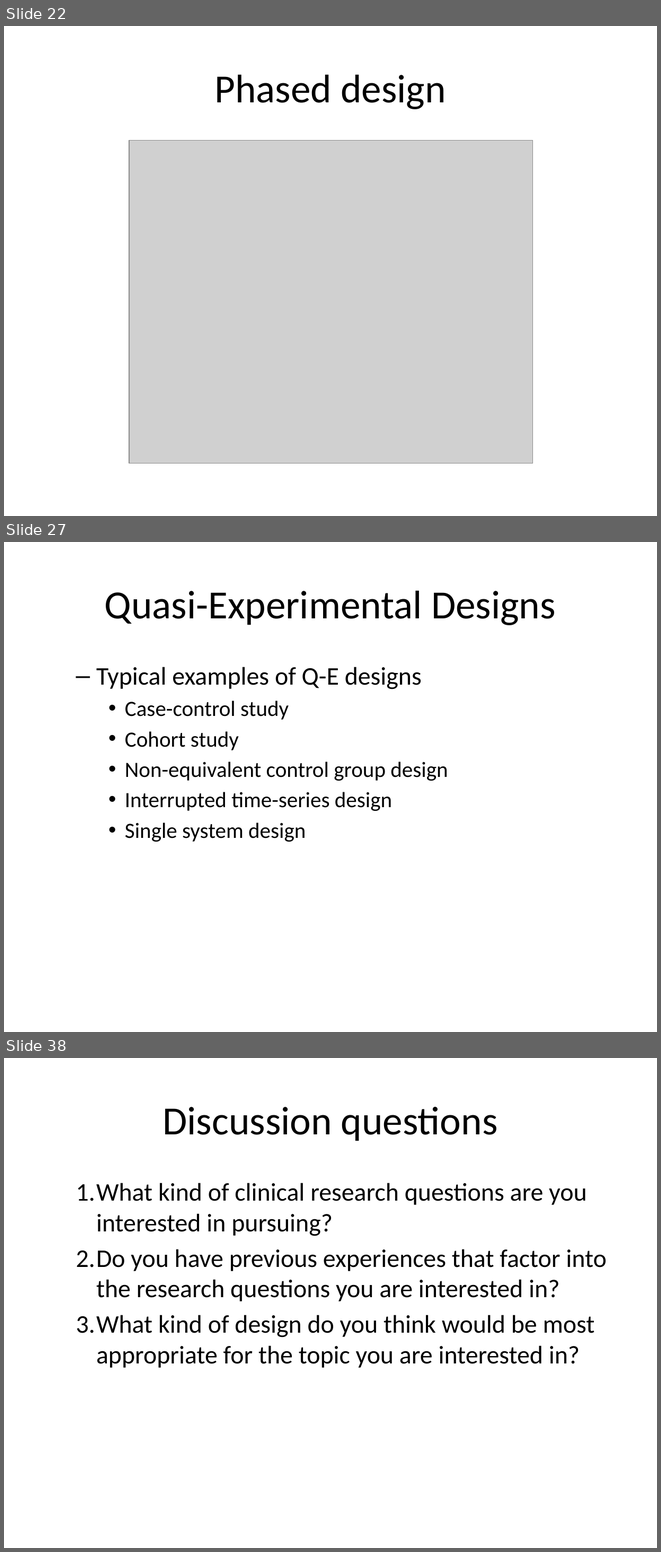
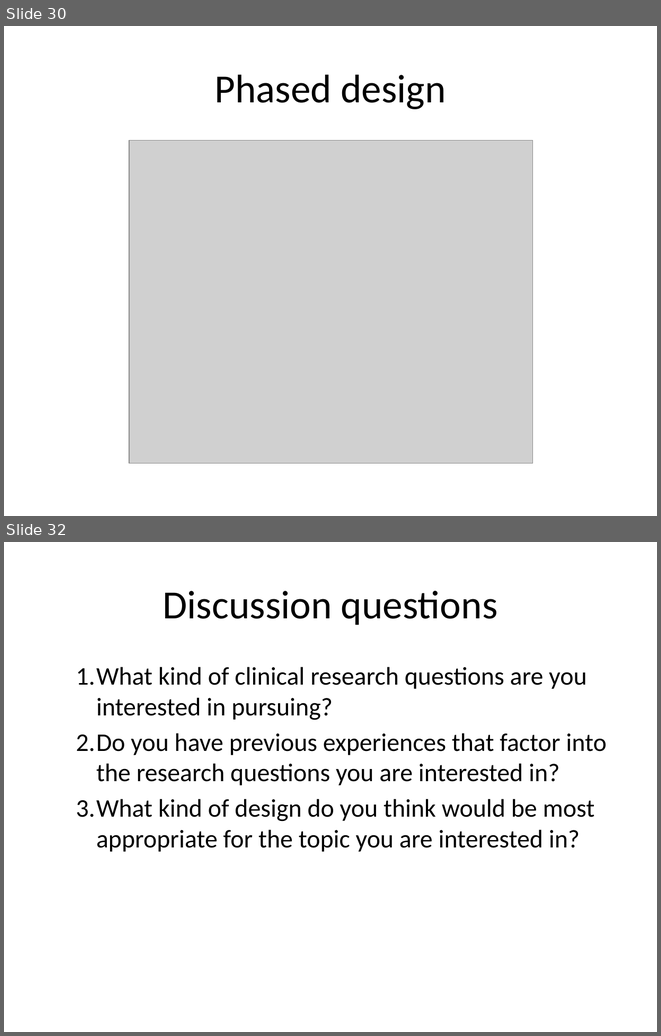
Before and after one commit to classes-medb/5510, a slide deck: src/video-05-quasi-experiments.pptx. Shown one above the other, each under a label of ours: slides 22, 27 and 38 before the commit, slides 30 and 32 after it; the slides between them are not shown. The pictures are 661x1552 and 661x1036 pixels, drawn with LibreOffice and Linux fonts; fonts in the diff are those of the drawing; grey boxes stand for pictures. Boxes give left, top, right and bottom in pixels: in the first picture for what was removed or moved away, otherwise in the second. Text is boxed around its words. In the diff, an @@ line names an element or a change of style, - is before the commit and + after.

```diff
--- a/src/video-05-quasi-experiments.pptx
+++ b/src/video-05-quasi-experiments.pptx
@@ slide 27 removed at [4,542,657,1032], background #FFFFFF @@
@@ title removed at [105,590,556,625] @@
-Quasi-Experimental Designs
@@ text removed at [96,667,448,841] @@
-  – Typical examples of Q-E designs
-    • Case-control study
-    • Cohort study
-    • Non-equivalent control group design
-    • Interrupted time-series design
-    • Single system design
@@ what was slide 22 is now slide 30 @@
@@ what was slide 38 is now slide 32 @@
```
Also in this commit, not shown: 4 slides changed, 9 slides added, 14 other slides removed, 10 other files.
